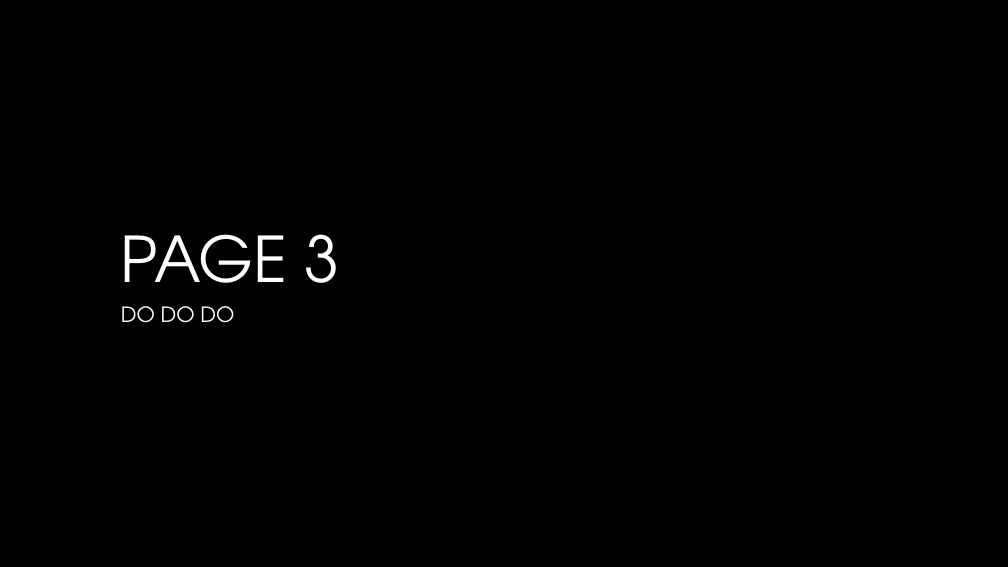
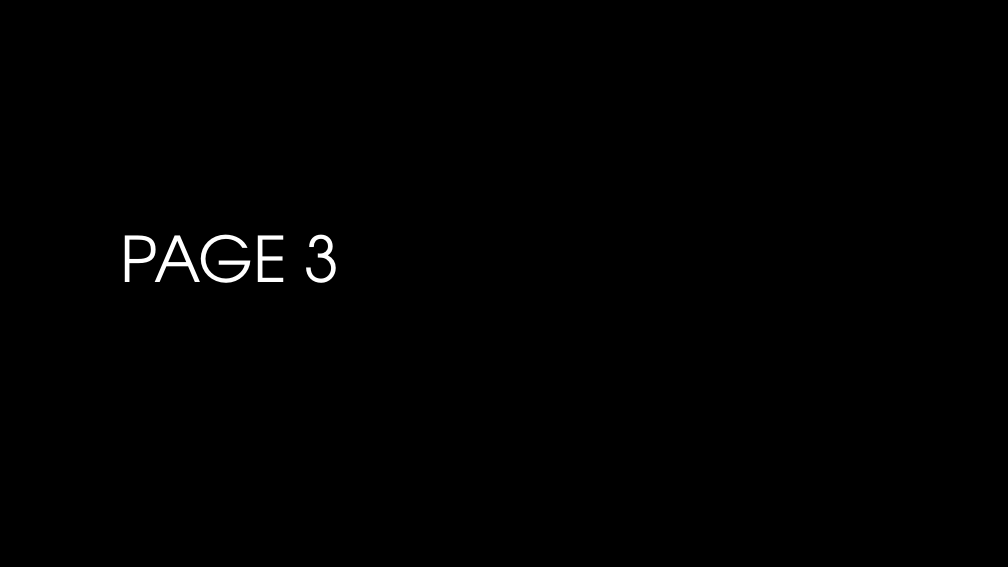
Before and after one commit to Brindley/Test, a slide deck: slide 3 of PowerPoint/PPT Test.pptx. Drawn at 1008x567 pixels with LibreOffice and Linux fonts; fonts in the diff are those of the drawing; background and template pictures are left out. Boxes give left, top, right and bottom in pixels: in the first picture for what was removed or moved away, otherwise in the second. Text is boxed around its words. In the diff, an @@ line names an element or a change of style, - is before the commit and + after.

```diff
--- a/PowerPoint/PPT Test.pptx
+++ b/PowerPoint/PPT Test.pptx
@@ subtitle removed at [121,306,234,323] @@
-DO DO DO
```
Also in this commit, not shown: 1 other slide changed, 1 slide added, 1 slide removed.
